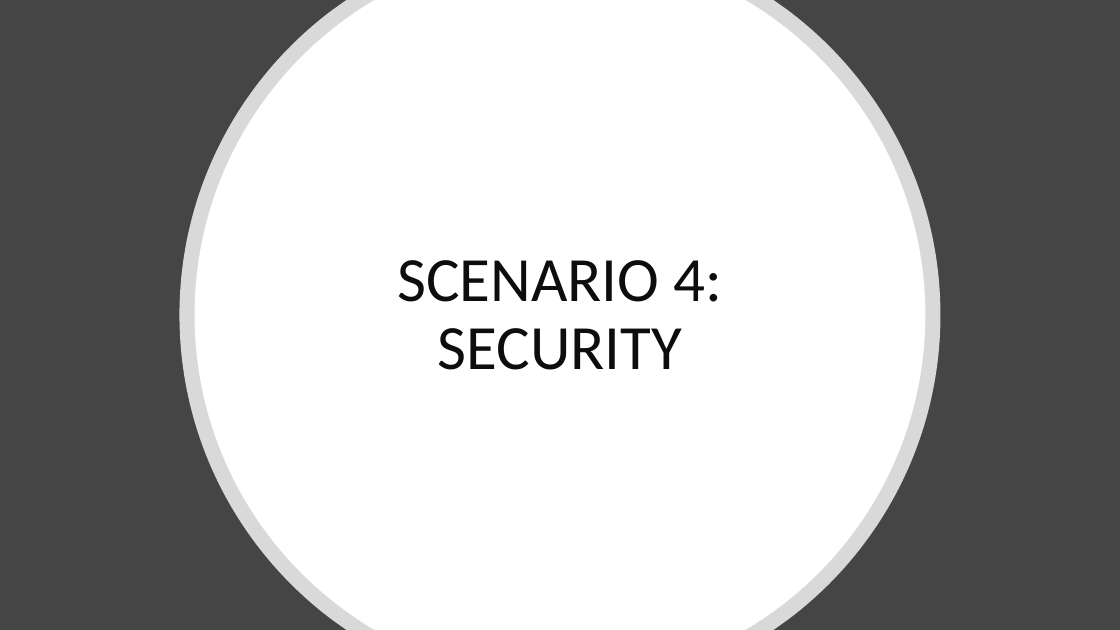
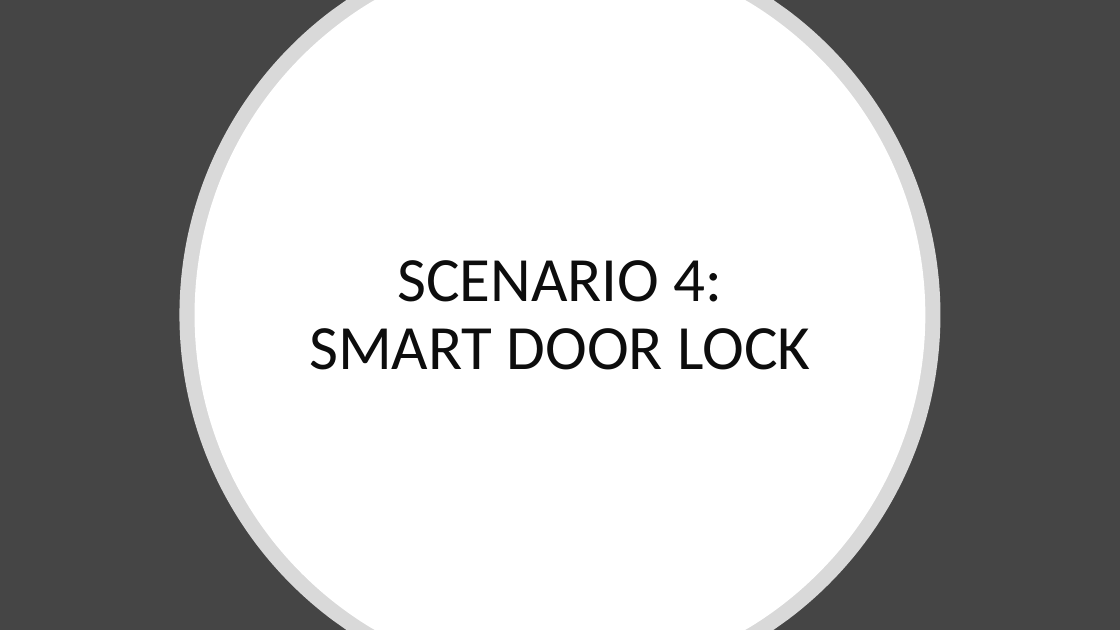
Before and after one commit to Microcontroller-Team-1/winter20-21, a slide deck: slide 19 of Project_Week_7&8/Precise Analysis.pptx. Drawn at 1120x630 pixels with LibreOffice and Linux fonts; fonts in the diff are those of the drawing. Boxes give left, top, right and bottom in pixels: in the first picture for what was removed or moved away, otherwise in the second. Text is boxed around its words. In the diff, an @@ line names an element or a change of style, - is before the commit and + after.

```diff
--- a/Project_Week_7&8/Precise Analysis.pptx
+++ b/Project_Week_7&8/Precise Analysis.pptx
@@ title at (309, 260, 810, 370): text changed @@
-SCENARIO 4:
-SECURITY
+SCENARIO 4:
+SMART DOOR LOCK
```
Also in this commit, not shown: 2 other slides changed, 1 slide added.
